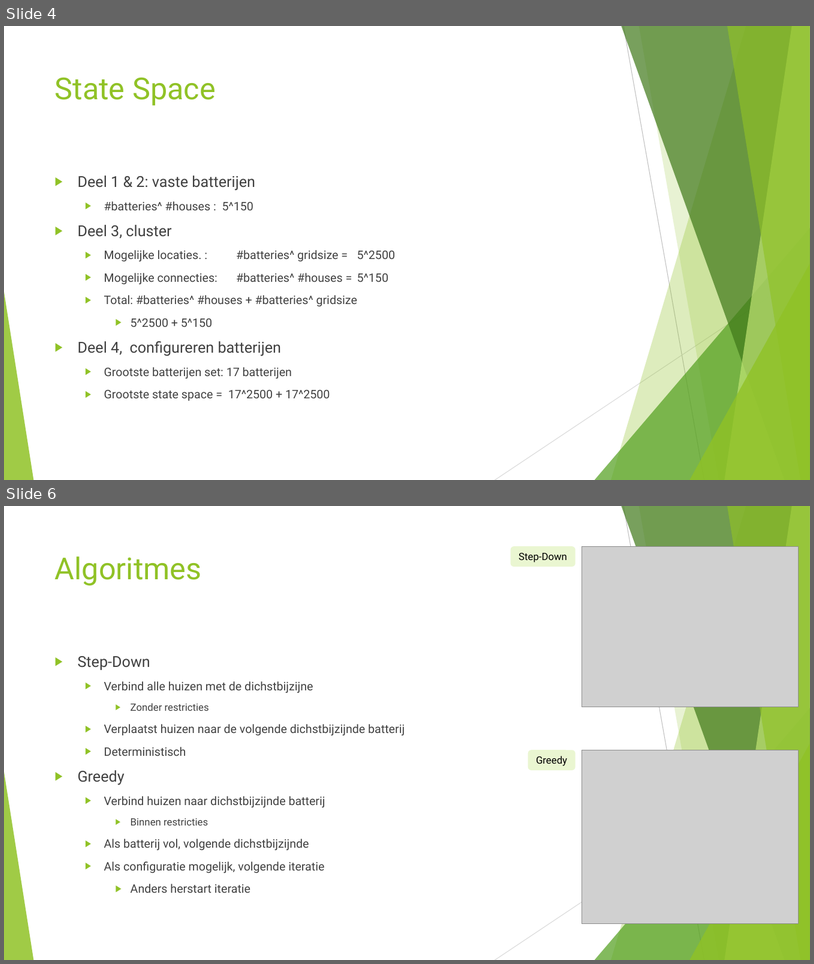
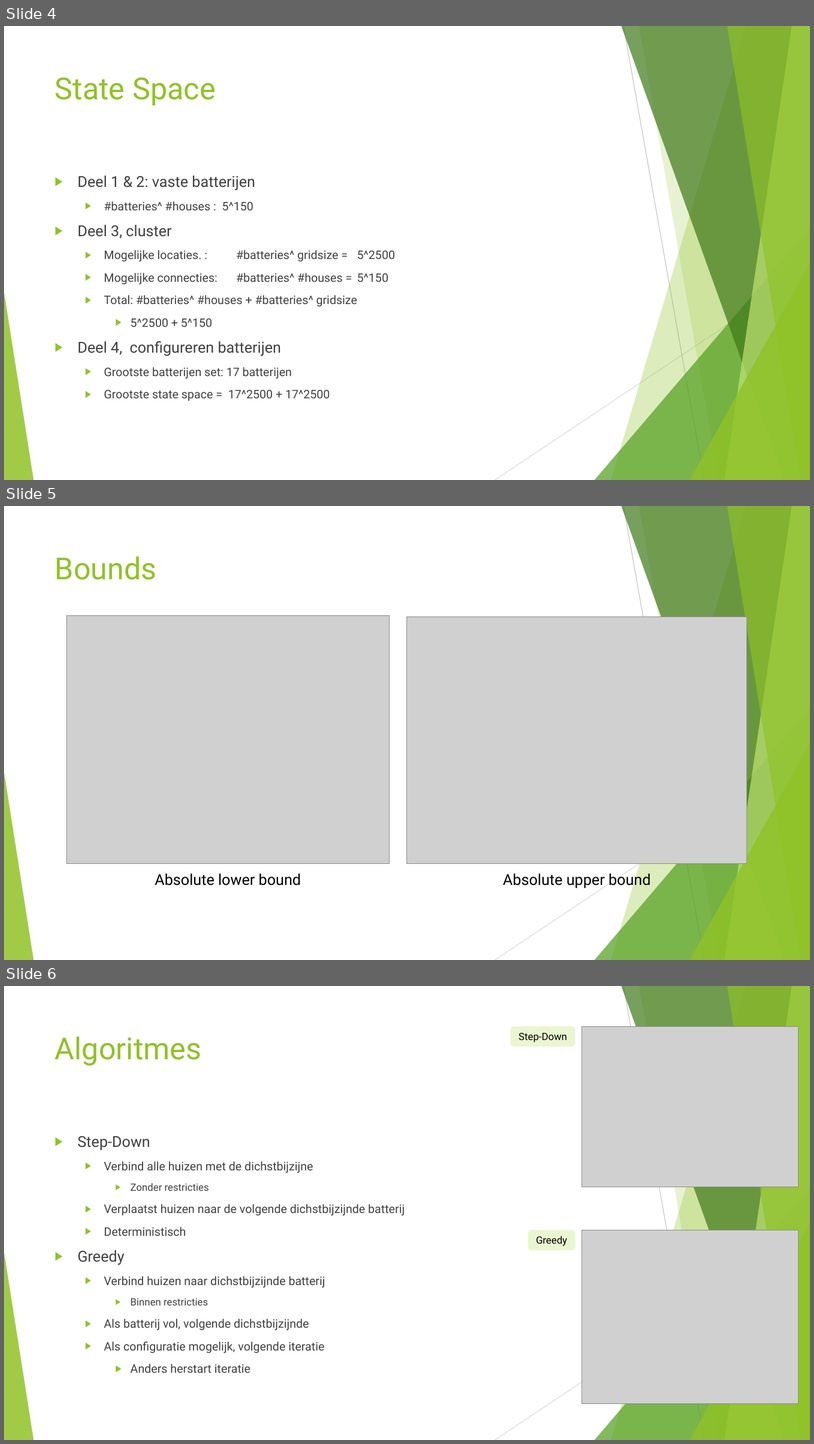
Before and after one commit to JSMR-heuristics/JSMR, a slide deck: Presentatie Slides JSMR.pptx. Shown one above the other, each under a label of ours: slides 4 and 6 before the commit, slides 4, 5 and 6 after it; the slides between them are not shown. The pictures are 814x964 and 814x1444 pixels, drawn with LibreOffice and Linux fonts; fonts in the diff are those of the drawing; grey boxes stand for pictures. Boxes give left, top, right and bottom in pixels: in the first picture for what was removed or moved away, otherwise in the second. Text is boxed around its words. In the diff, an @@ line names an element or a change of style, - is before the commit and + after.

Commit message:
uppper-lower in de ppt

```diff
--- a/Presentatie Slides JSMR.pptx
+++ b/Presentatie Slides JSMR.pptx
@@ slide 5 added at (4,506,810,960), background #FFFFFF; not listed: 10 template elements that a slide beside it also shows @@
@@ title added at (55,556,157,580), 36 pt, text #90C226 @@
+Bounds
@@ picture added at (66,615,389,864) @@
@@ picture added at (408,617,747,864) @@
@@ text added at (155,873,301,885), 18 pt, text #000000 @@
+Absolute lower bound
@@ text added at (503,871,651,888), 18 pt, text #000000 @@
+Absolute upper bound
```
Also in this commit, not shown: 1 slide removed.
